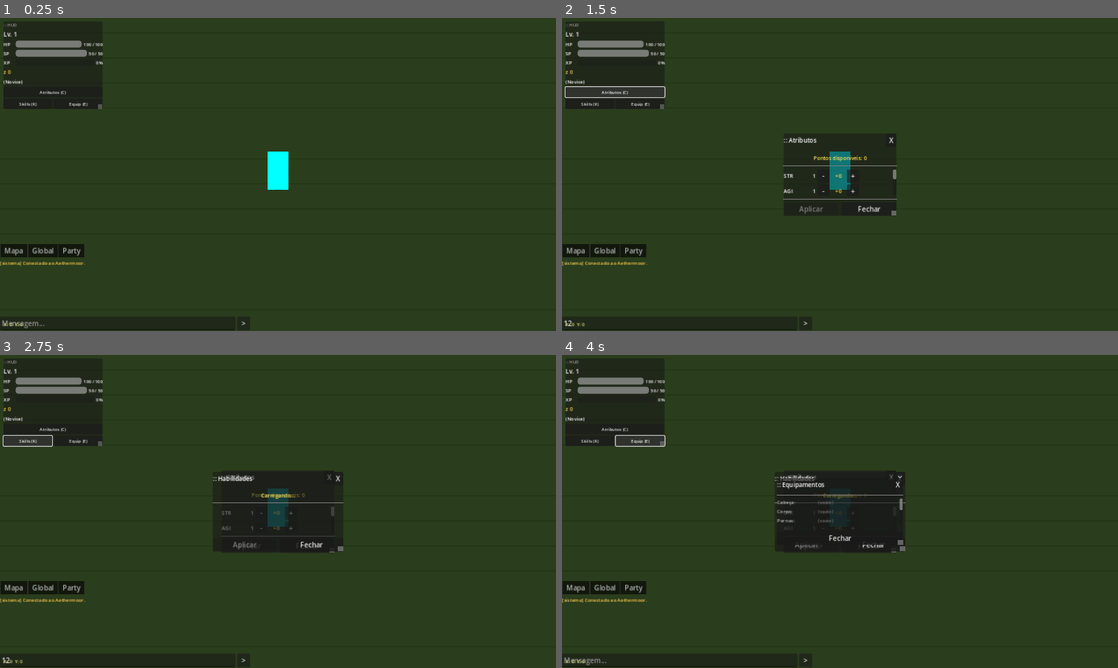
Above: before the commit, frames 1-4 (two rows, left to right).
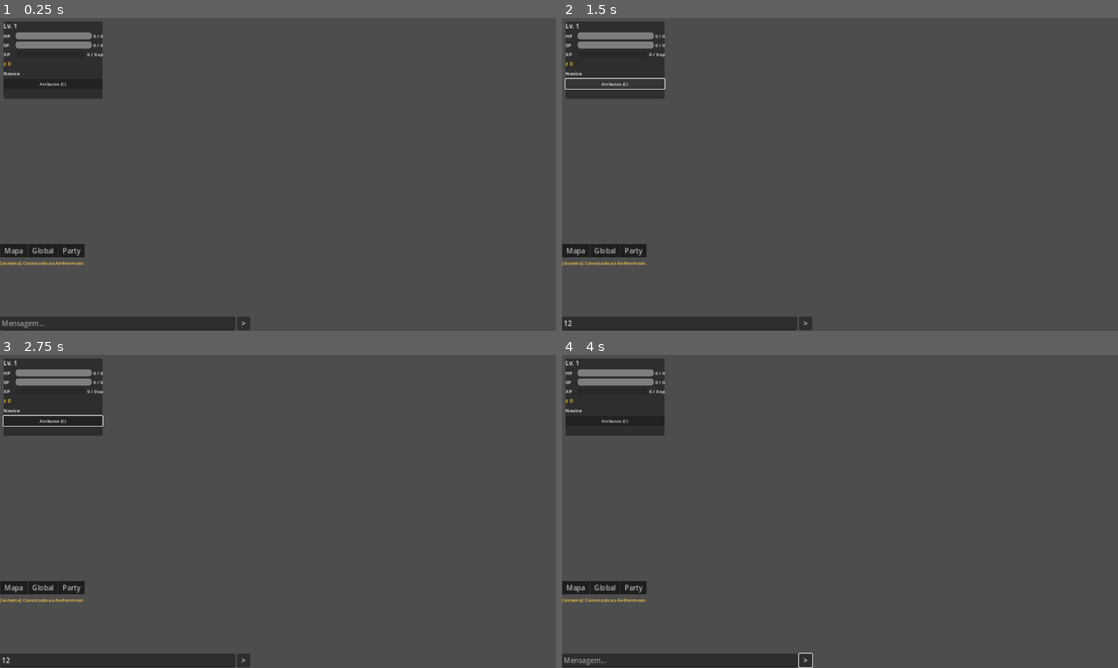
Above: after the commit, the same moments.

Repository: renash2me/Game-1.0
Game: Godot game, scene res://scenes/game_world.tscn
Same seed, same stepped clock (60 frames per second), same inputs: the game is played once before the commit and once after it. This scene is started directly instead of the project's main scene.
Inputs (mouse positions are in pixels of both pictures, inside the frame that each line leads up to):
- Up to frame 1 (0.25 s): no input
- Up to frame 2 (1.5 s): click (678, 324) at 0.52 s; type "12" at 0.6 s; click "Atributos (C)" at 1.25 s
- Up to frame 3 (2.75 s): click (27, 439) at 2 s, where only the run before the commit has a clickable "Skills (K)"
- Up to frame 4 (4 s): click ">" at 2.75 s; click (639, 439) at 3.5 s, where only the run before the commit has a clickable "Equip (E)"

The runs differ from the first frame. In frame 1, 94% of the frame differs, in the area x 0-100%, y 0-100%; in frame 2, 95%; in frame 3, 94%; in frame 4, 94%.
Error after the commit: Parse Error: Cannot find property "get" on base "Callable". (res://scripts/systems/character_data.gd:43)

Commit message:
fix(client): corrige 3 warnings GDScript no Godot 4.7
- character_data.gd: renomeia param 'char' → 'char_data' (shadowed built-in)
- api_client.gd: renomeia param 'result' → '_result' (unused param)
- game_world.gd: remove @onready _chat_ui não utilizado

Co-Authored-By: Claude Sonnet 4.6 <noreply@anthropic.com>
Claude-Session: https://claude.ai/code/session_01KzEqHDrWbGyHQtNhqA5Y96

Diff:
--- a/client/scripts/network/api_client.gd
+++ b/client/scripts/network/api_client.gd
@@ -27,7 +27,7 @@
 	add_child(http)
 
 	http.request_completed.connect(
-		func(result: int, code: int, _headers: PackedStringArray, body_bytes: PackedByteArray):
+		func(_result: int, code: int, _headers: PackedStringArray, body_bytes: PackedByteArray):
 			var data = null
 			if body_bytes.size() > 0:
 				data = JSON.parse_string(body_bytes.get_string_from_utf8())
--- a/client/scripts/systems/character_data.gd
+++ b/client/scripts/systems/character_data.gd
@@ -30,16 +30,16 @@
 var class_tier: int    = 0
 var char_name:  String = ""
 
-func init_from_character(char: Dictionary) -> void:
-	char_name    = char.get("name", "")
-	class_id     = char.get("class_id", "novice")
-	class_tier   = char.get("class_tier", 0)
-	level        = char.get("level", 1)
-	xp           = char.get("xp", 0)
-	xp_to_next   = char.get("xp_to_next", 10)
-	hp           = char.get("hp", 100)
-	max_hp       = char.get("hp_max", 100)
-	sp           = char.get("sp", 50)
+func init_from_character(char_data: Dictionary) -> void:
+	char_name    = char_data.get("name", "")
+	class_id     = char_data.get("class_id", "novice")
+	class_tier   = char_data.get("class_tier", 0)
+	level        = char_data.get("level", 1)
+	xp           = char_data.get("xp", 0)
+	xp_to_next   = char_data.get("xp_to_next", 10)
+	hp           = char_data.get("hp", 100)
+	max_hp       = char_data.get("hp_max", 100)
+	sp           = char_data.get("sp", 50)
 	max_sp       = char.get("sp_max", 50)
 	zeny         = char.get("zeny", 0)
 	str_stat     = char.get("str_stat", 1)
--- a/client/scripts/ui/game_world.gd
+++ b/client/scripts/ui/game_world.gd
@@ -18,7 +18,6 @@
 @onready var _drop_layer   : Node3D     = $Layers/Drops
 @onready var _camera       : Camera3D   = $Camera3D
 @onready var _hud          : CanvasLayer = $HUD
-@onready var _chat_ui      : Control    = $HUD/Chat
 @onready var _inv_ui       : Control    = $HUD/Inventory
 
 # ── Estado ─────────────────────────────────────────────────────────────────────
